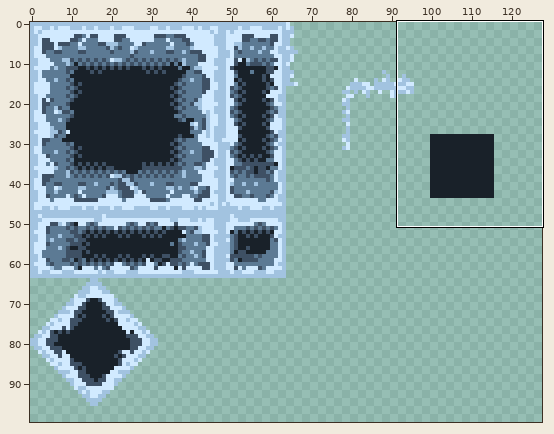
One commit to this sprite sheet: Assets/Sprites/Tilemap/field_tilemap.png. Above, an overview of the earlier version with the close-up marked.
Close-up. Before:
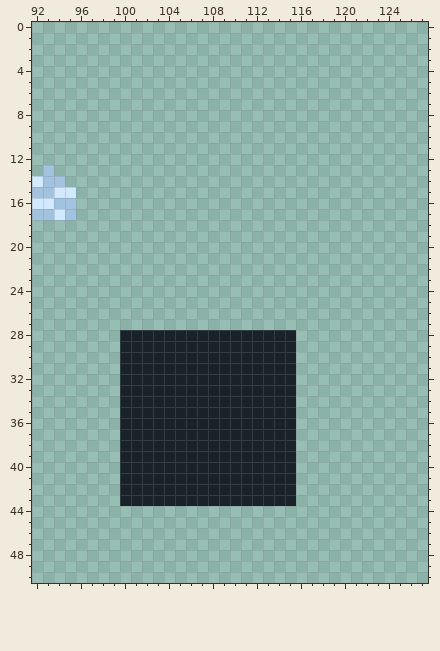
The file is 128x128 pixels. Shown: x 92..127, y 0..50. The wide view leaves out empty margins.
The same view after the edit:
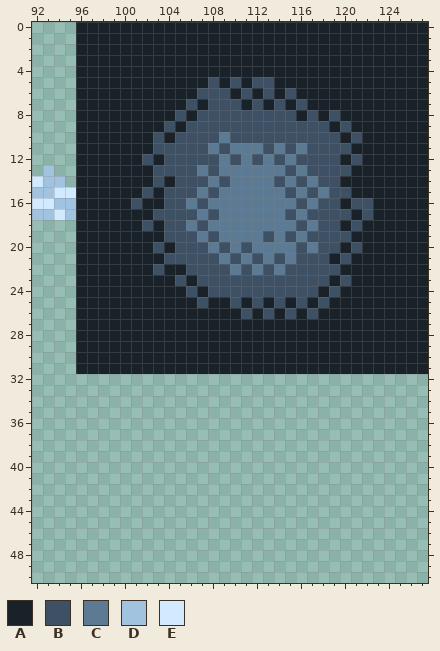
Palette (. is transparent): A #192129  B #3e5064  C #5c7a94  D #a2c3e0  E #d1eaff
Message: field timemap add pente and details
The exact change:
@@ x 92..127 @@
- 0 ....................................
- 1 ....................................
- 2 ....................................
- 3 ....................................
- 4 ....................................
- 5 ....................................
- 6 ....................................
- 7 ....................................
- 8 ....................................
- 9 ....................................
-10 ....................................
-11 ....................................
-12 ....................................
-13 .D..................................
-14 EDD.................................
-15 DDEE................................
-16 EEDD................................
-17 DDED................................
-18 ....................................
-19 ....................................
-20 ....................................
-21 ....................................
-22 ....................................
-23 ....................................
-24 ....................................
-25 ....................................
-26 ....................................
-27 ....................................
-28 ........AAAAAAAAAAAAAAAA............
-29 ........AAAAAAAAAAAAAAAA............
-30 ........AAAAAAAAAAAAAAAA............
-31 ........AAAAAAAAAAAAAAAA............
-32 ........AAAAAAAAAAAAAAAA............
-33 ........AAAAAAAAAAAAAAAA............
-34 ........AAAAAAAAAAAAAAAA............
-35 ........AAAAAAAAAAAAAAAA............
-36 ........AAAAAAAAAAAAAAAA............
-37 ........AAAAAAAAAAAAAAAA............
-38 ........AAAAAAAAAAAAAAAA............
-39 ........AAAAAAAAAAAAAAAA............
-40 ........AAAAAAAAAAAAAAAA............
-41 ........AAAAAAAAAAAAAAAA............
-42 ........AAAAAAAAAAAAAAAA............
-43 ........AAAAAAAAAAAAAAAA............
+ 0 ....AAAAAAAAAAAAAAAAAAAAAAAAAAAAAAAA
+ 1 ....AAAAAAAAAAAAAAAAAAAAAAAAAAAAAAAA
+ 2 ....AAAAAAAAAAAAAAAAAAAAAAAAAAAAAAAA
+ 3 ....AAAAAAAAAAAAAAAAAAAAAAAAAAAAAAAA
+ 4 ....AAAAAAAAAAAAAAAAAAAAAAAAAAAAAAAA
+ 5 ....AAAAAAAAAAAABABABBAAAAAAAAAAAAAA
+ 6 ....AAAAAAAAAAABBBABABABAAAAAAAAAAAA
+ 7 ....AAAAAAAAAABABBBABABABAAAAAAAAAAA
+ 8 ....AAAAAAAAABABBBBBBBBBABABAAAAAAAA
+ 9 ....AAAAAAAABABBBBBBBBBBBBBABAAAAAAA
+10 ....AAAAAAABABBBBCBBBBBBBBBBABAAAAAA
+11 ....AAAAAAABBBBBCBCCCBCBCBBBBAAAAAAA
+12 ....AAAAAABABBBBBCBCBCBCBBBBABAAAAAA
+13 .D..AAAAAAABBBBCBCCCCCCBCBBBBAAAAAAA
+14 EDD.AAAAAAABABBBCBCCCCBCBCBBAAAAAAAA
+15 DDEEAAAAAABABBBCBCCCCCCBCBCBBAAAAAAA
+16 EEDDAAAAABAABBCBCCCCCCCCBCBBABBAAAAA
+17 DDEDAAAAAAABBBBCBCCCCCCBCBBBBABAAAAA
+18 ....AAAAAABABBCBCCCCCCCCBCBBABAAAAAA
+19 ....AAAAAAAABBBCBCCCCBCBCBBBBAAAAAAA
+20 ....AAAAAAABABBBCBCBCCCCBCBBABAAAAAA
+21 ....AAAAAAAABBBBBCBCBCBCBBBABAAAAAAA
+22 ....AAAAAAABAABBBBCBCBCBBBBBAAAAAAAA
+23 ....AAAAAAAAABABBBBBBBBBBBBABAAAAAAA
+24 ....AAAAAAAAAABABBBBBBBBBBABAAAAAAAA
+25 ....AAAAAAAAAAABAABABABABABAAAAAAAAA
+26 ....AAAAAAAAAAAAAAABABABABAAAAAAAAAA
+27 ....AAAAAAAAAAAAAAAAAAAAAAAAAAAAAAAA
+28 ....AAAAAAAAAAAAAAAAAAAAAAAAAAAAAAAA
+29 ....AAAAAAAAAAAAAAAAAAAAAAAAAAAAAAAA
+30 ....AAAAAAAAAAAAAAAAAAAAAAAAAAAAAAAA
+31 ....AAAAAAAAAAAAAAAAAAAAAAAAAAAAAAAA
+32 ....................................
+33 ....................................
+34 ....................................
+35 ....................................
+36 ....................................
+37 ....................................
+38 ....................................
+39 ....................................
+40 ....................................
+41 ....................................
+42 ....................................
+43 ....................................
 44 ....................................
Boxes around the changes in both close-ups, in picture pixels (x1, y1, x2, y2):
changed: (76, 22, 428, 506)
